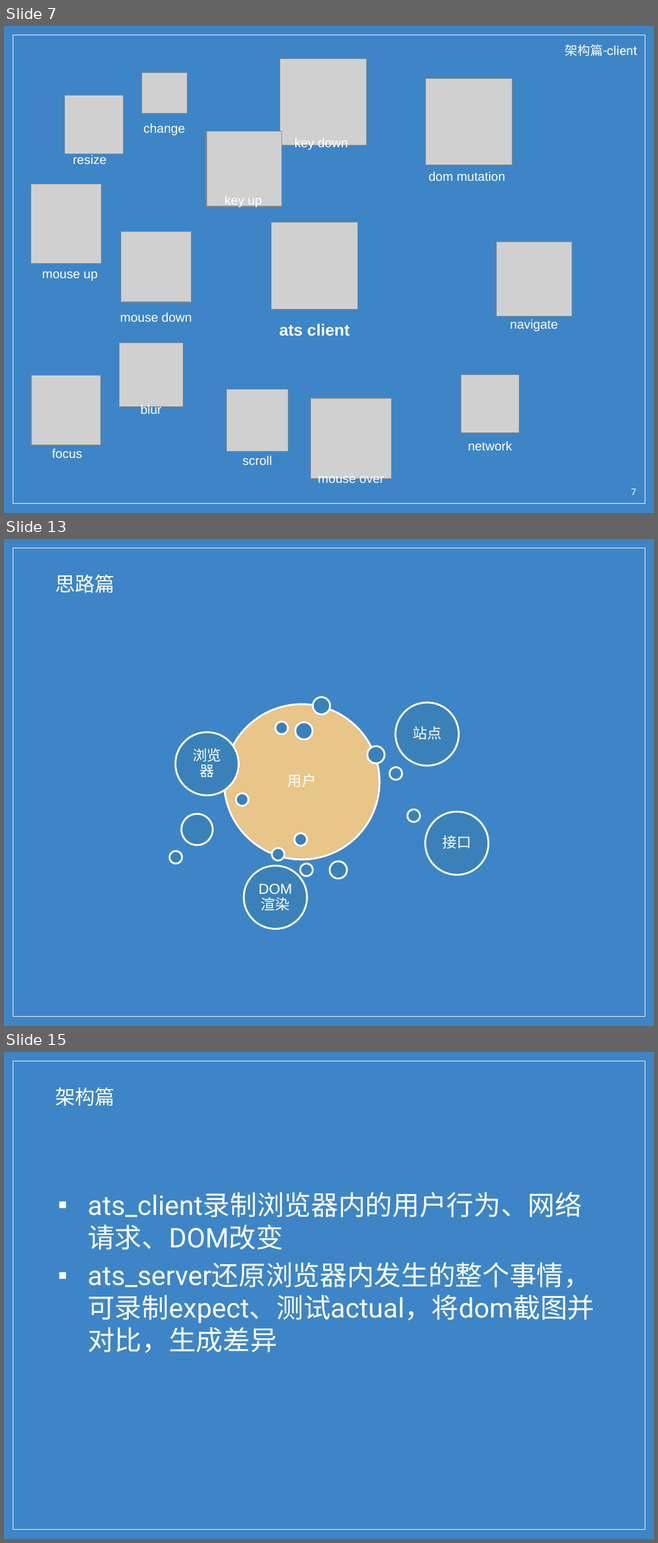
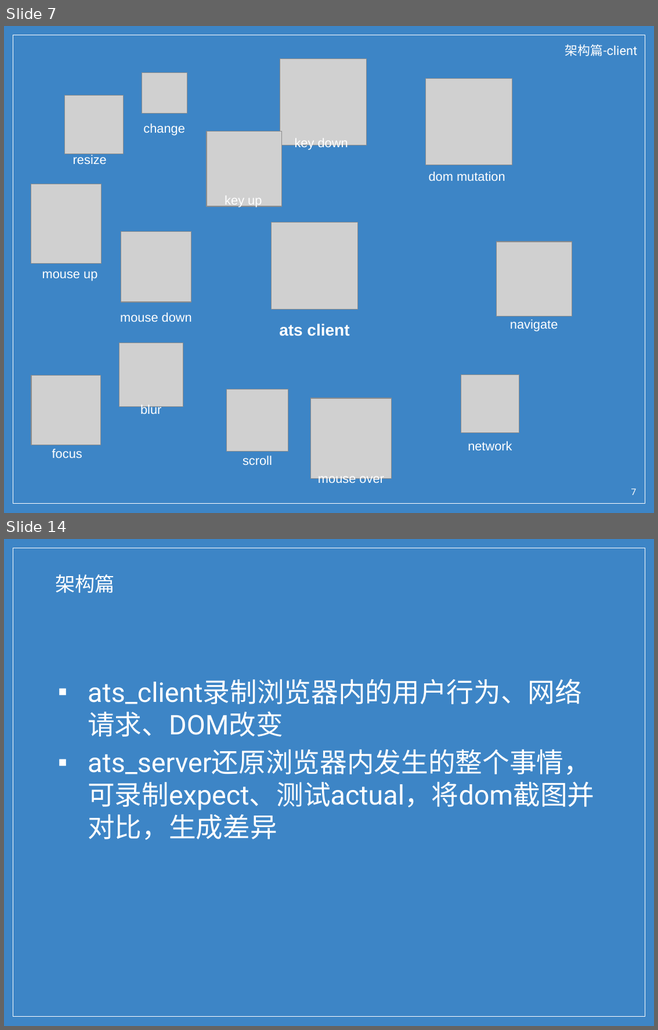
Before and after one commit to wu0792/ats_client, a slide deck: ext/share.pptx. Shown one above the other, each under a label of ours: slides 7, 13 and 15 before the commit, slides 7 and 14 after it; the slides between them are not shown. The pictures are 658x1543 and 658x1030 pixels, drawn with LibreOffice and Linux fonts; fonts in the diff are those of the drawing; grey boxes stand for pictures; background and template pictures are left out. Boxes give left, top, right and bottom in pixels: in the first picture for what was removed or moved away, otherwise in the second. Text is boxed around its words. In the diff, an @@ line names an element or a change of style, - is before the commit and + after.

```diff
--- a/ext/share.pptx
+++ b/ext/share.pptx
@@ slide 13 removed at [4,539,654,1026], background picture (left out); not listed: 1 template element that a slide beside it also shows @@
@@ title removed at [55,574,115,593] @@
-思路篇
@@ group removed at [170,697,488,929]: 18 ellipses, 5 texts @@
-用户
-浏览器
-站点
-接口
-DOM渲染
@@ what was slide 15 is now slide 14 @@
```
Also in this commit, not shown: 6 slides changed, 2 slides added, 2 other slides removed.
